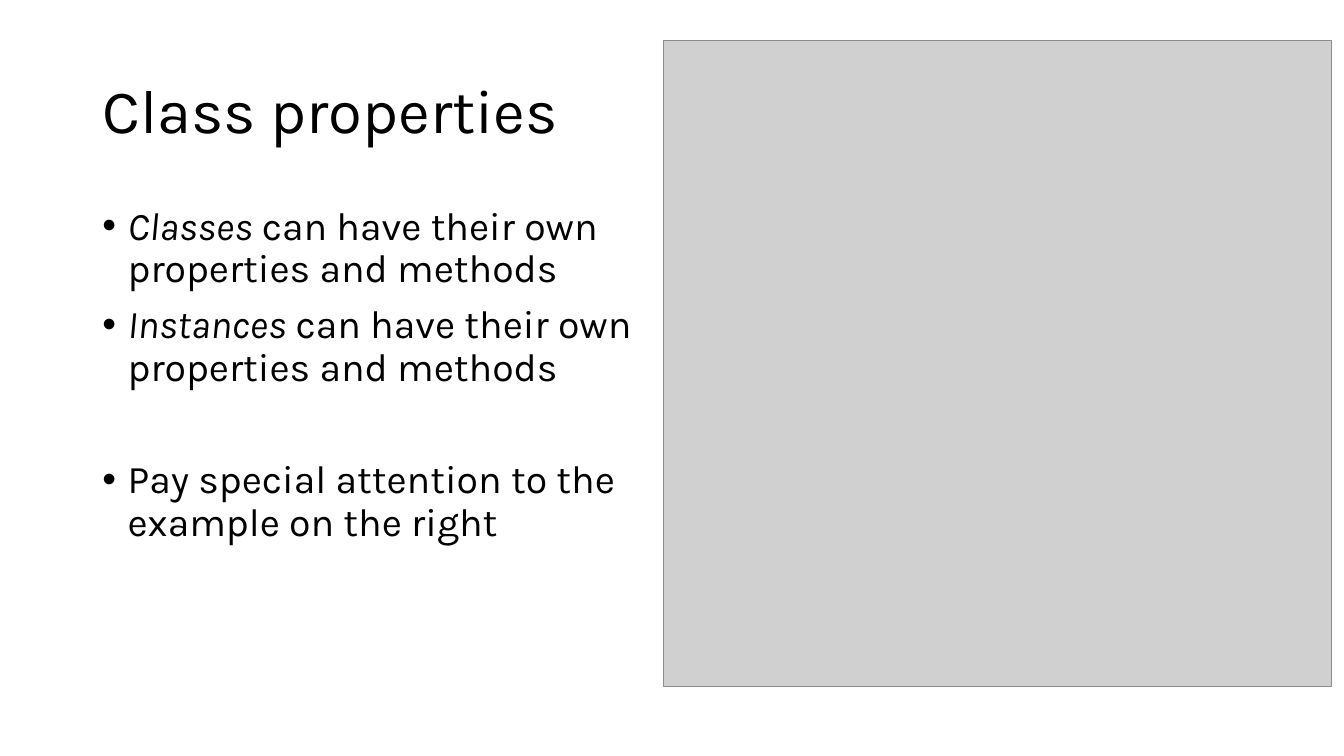
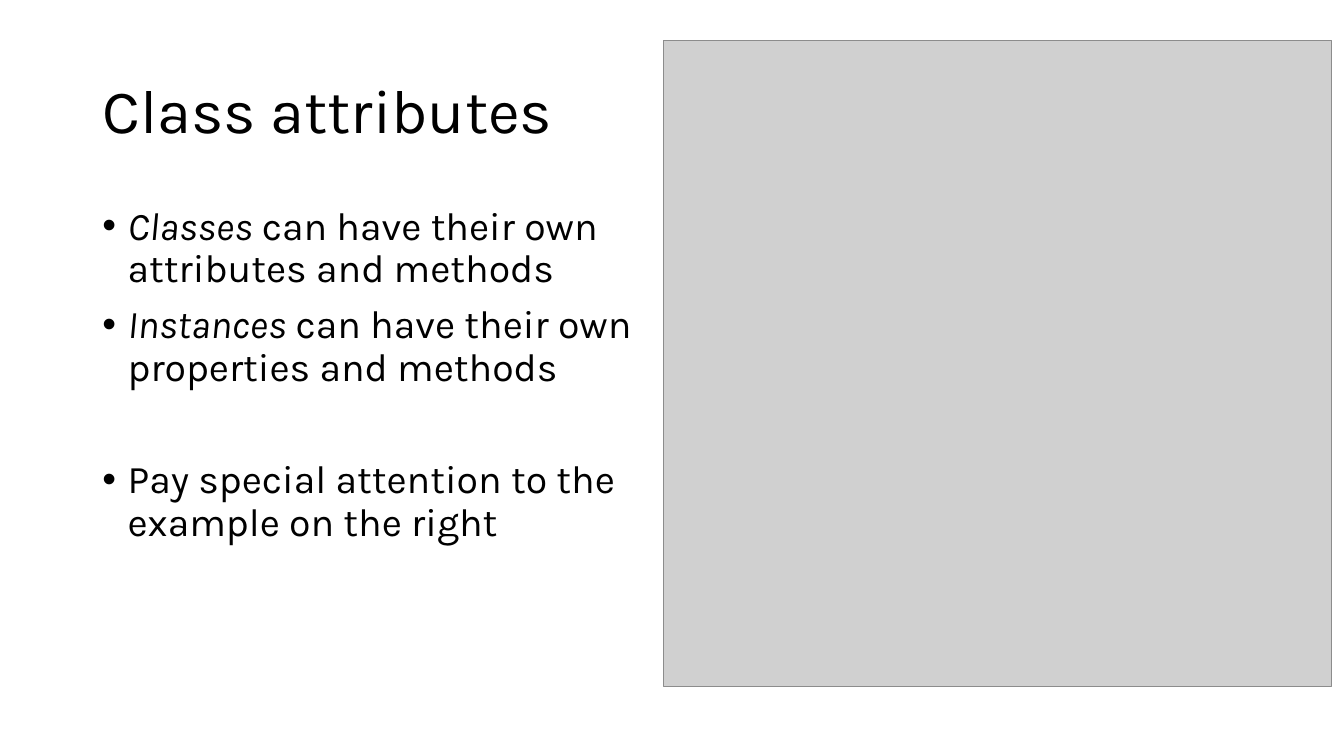
Before and after one commit to CyberDave80/AI2C-Prereqs, a slide deck: slide 8 of lesson08/Classes/Classes.pptx (slide 6 before the commit). Drawn at 1344x756 pixels with LibreOffice and Linux fonts; fonts in the diff are those of the drawing; grey boxes stand for pictures. Boxes give left, top, right and bottom in pixels: in the first picture for what was removed or moved away, otherwise in the second. Text is boxed around its words. In the diff, an @@ line names an element or a change of style, - is before the commit and + after.

```diff
--- a/lesson08/Classes/Classes.pptx
+++ b/lesson08/Classes/Classes.pptx
@@ title at [102, 90, 553, 134]: text changed @@
-Class properties
+Class attributes
@@ text at [128, 213, 597, 283]: text changed @@
-• Classes can have their own properties and methods
+• Classes can have their own attributes and methods
```
Also in this commit, not shown: 2 slides added, 7 other files.
